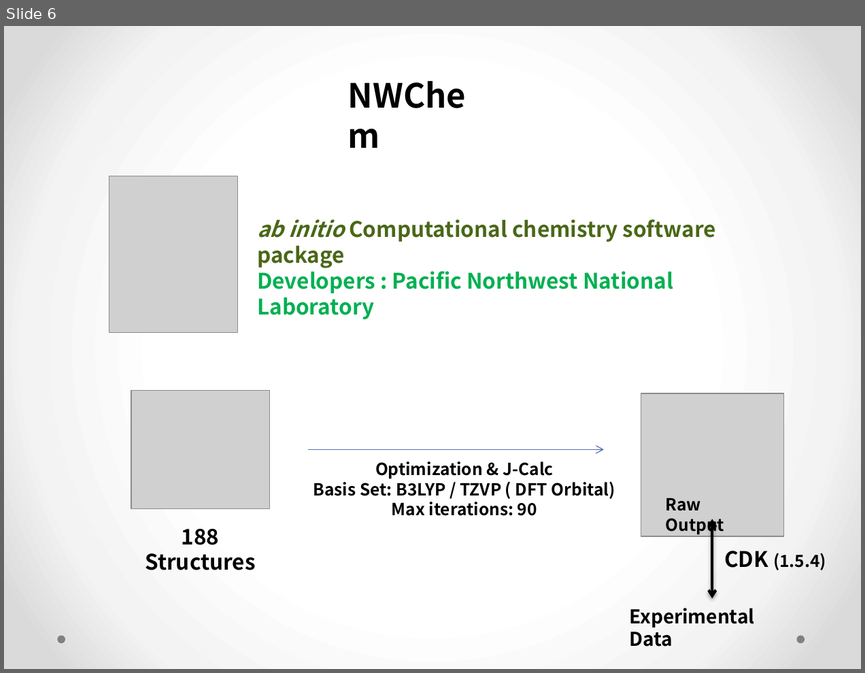
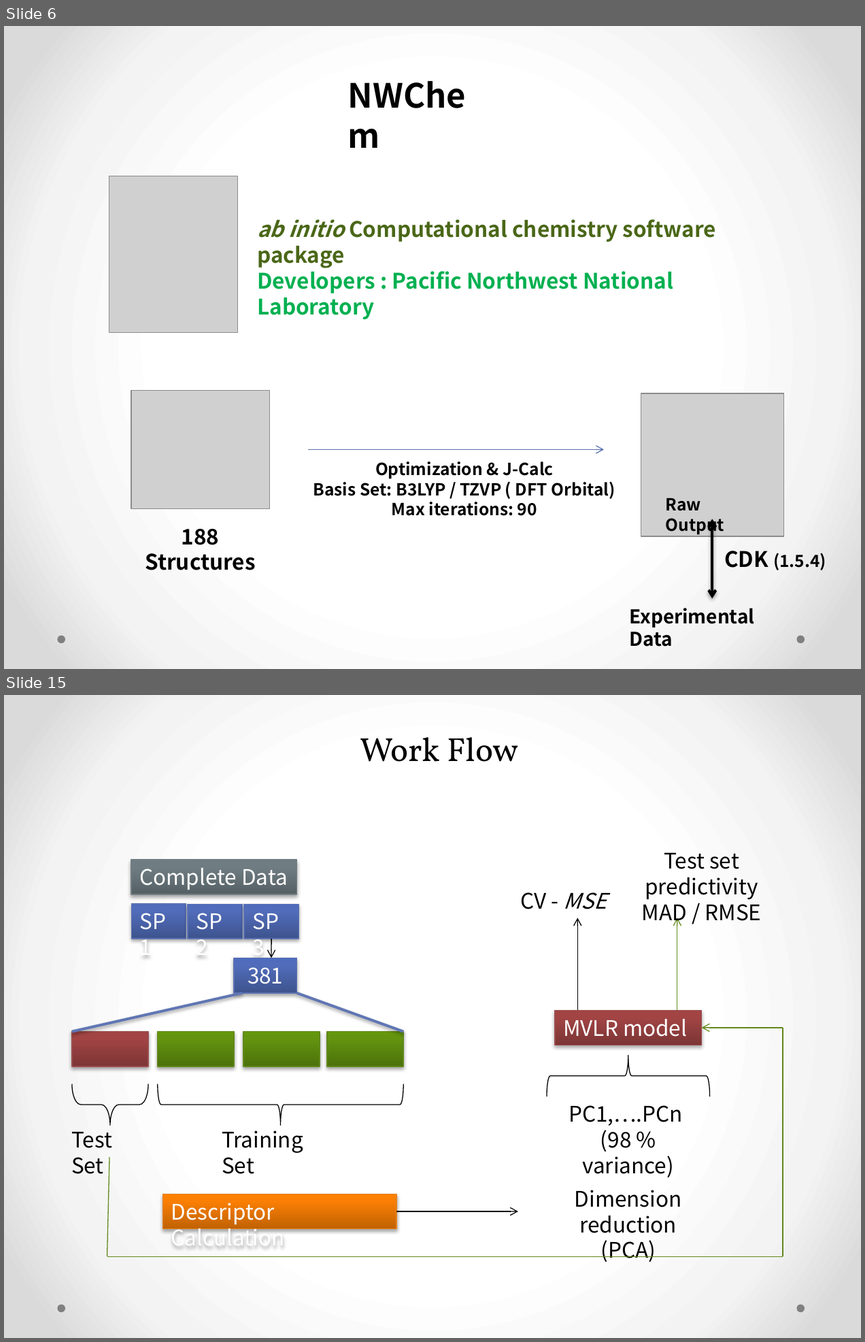
Before and after one commit to CS76/1JCH, a slide deck: Data/ProjectPresentation.pptx. Shown one above the other, each under a label of ours: slide 6 before the commit, slides 6 and 15 after it; the slides between them are not shown. The pictures are 865x673 and 865x1342 pixels, drawn with LibreOffice and Linux fonts; fonts in the diff are those of the drawing; grey boxes stand for pictures. Boxes give left, top, right and bottom in pixels: in the first picture for what was removed or moved away, otherwise in the second. Text is boxed around its words. In the diff, an @@ line names an element or a change of style, - is before the commit and + after.

```diff
--- a/Data/ProjectPresentation.pptx
+++ b/Data/ProjectPresentation.pptx
@@ slide 15 added at <box>4,695,861,1338</box>, background gradient #FFFFFF to #F4F4F4 to #DADADA; not listed: 2 template elements that a slide beside it also shows @@
@@ text added at <box>360,737,519,762</box>, 28 pt, text #000000 @@
+Work Flow
@@ text added at <box>642,853,762,926</box>, 18 pt, text #000000 @@
+Test set predictivity
+MAD / RMSE
@@ rectangle added at <box>132,860,297,894</box>, fill gradient #566065 to #6F7D83 to #6F7E84, outline #727D82 0.75 pt, 18 pt, text #FFFFFF @@
+Complete Data
@@ text added at <box>521,892,606,909</box>, 18 pt, text #000000 @@
+CV - MSE
@@ rectangle added at <box>132,904,186,938</box>, fill gradient #3E5490 to #516DBB to #4F6CBE, outline #5C72B2 0.75 pt, 18 pt, text #FFFFFF @@
+SP1
@@ rectangle added at <box>188,904,242,938</box>, fill gradient #3E5490 to #516DBB to #4F6CBE, outline #5C72B2 0.75 pt, 18 pt, text #FFFFFF @@
+SP2
@@ rectangle added at <box>244,904,298,938</box>, fill gradient #3E5490 to #516DBB to #4F6CBE, outline #5C72B2 0.75 pt, 18 pt, text #FFFFFF @@
+SP3
@@ arrow added from (577, 1011) to (577, 918), #000000 0.75 pt @@
@@ arrow added from (677, 1011) to (677, 918), #62891C 0.75 pt @@
@@ arrow added from (271, 938) to (271, 958), #000000 0.75 pt @@
@@ group added at <box>72,958,403,1067</box>: 5 rectangles, 2 lines @@
+381
@@ rectangle added at <box>555,1011,702,1045</box>, fill gradient #7D3535 to #A24545 to #A44343, outline #9A4E4E 0.75 pt, 18 pt, text #FFFFFF @@
+MVLR model
@@ arrow added from (783, 1028) to (702, 1028), #62891C 0.75 pt @@
@@ line added from (783, 1028) to (783, 1256), #62891C 0.75 pt @@
@@ right brace added at <box>547,1055,709,1096</box>, outline #000000 0.75 pt @@
@@ right brace added at <box>72,1083,148,1125</box>, outline #000000 0.75 pt @@
@@ right brace added at <box>158,1083,404,1125</box>, outline #000000 0.75 pt @@
@@ text added at <box>568,1105,682,1177</box>, 18 pt, text #000000 @@
+PC1,….PCn
+(98 % variance)
@@ text added at <box>71,1132,112,1174</box>, 18 pt, text #000000 @@
+Test Set
@@ text added at <box>222,1130,303,1174</box>, 18 pt, text #000000 @@
+Training Set
@@ line added from (109, 1157) to (107, 1256), #62891C 0.75 pt @@
@@ rectangle added at <box>162,1193,396,1228</box>, fill gradient #C26203 to #FB8004 to #FF8002, outline #E6811C 0.75 pt, 18 pt, text #FFFFFF @@
+Descriptor Calculation
@@ text added at <box>575,1189,682,1261</box>, 18 pt, text #000000 @@
+Dimension reduction
+(PCA)
@@ arrow added from (396, 1211) to (518, 1211), #000000 0.75 pt @@
@@ line added from (783, 1256) to (107, 1256), #62891C 0.75 pt @@
```
Also in this commit, not shown: 2 slides changed, 17 other slides added, 19 other files.
